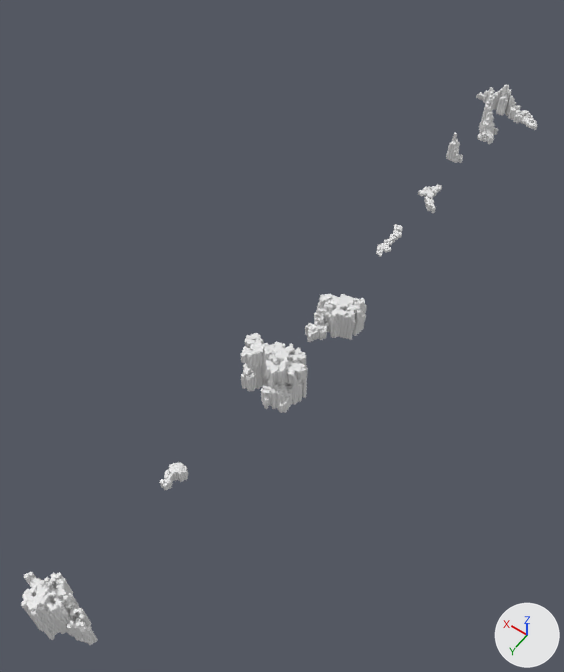
Renders of the FBX model Singularity-Game/Assets/Assets_Environment/RockAssets/RockAssets.fbx from each side of a commit.
Camera for both pictures: a 50 mm lens placed at (-132.0, 34.0, 312.0), pointed at (14.0, -171.0, -9.0). The lights are fixed; the arrows at lower right show +X, +Y and +Z. Where no turn or scale is listed for an object, it has been applied to the vertices.

In view in the first picture: 'RockHexagon.001', 'RockHexagon.006', 'RockHexagon.007', 'RockHexagon.008', 'RockHexagon.009'.
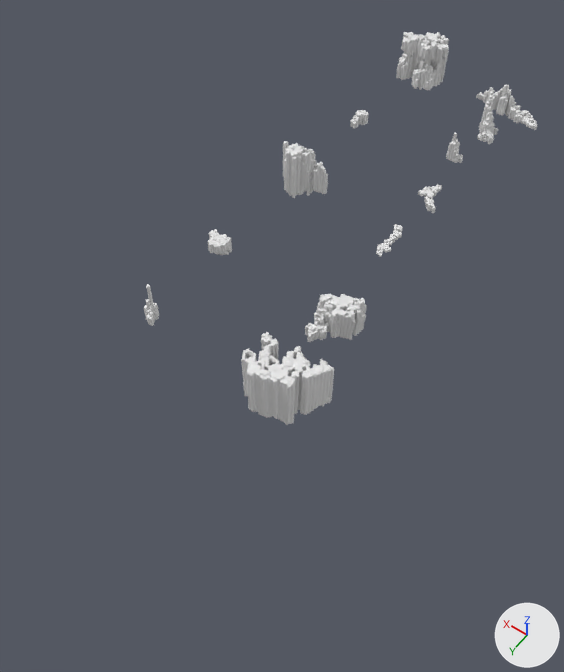
The newer file is also turned or shifted as a whole; pictures and numbers use the older file's frame.

Boxes (x1, y1, x2, y2) around the edits, measured in the pictures (564 x 672 px):
'RockHexagon.007', moved: before (241, 333, 308, 413); after (396, 32, 449, 90)
'RockHexagon.011', added: after (241, 332, 334, 425)
'RockHexagon.009', moved: before (21, 572, 98, 645); after (283, 141, 328, 198)
'RockHexagon.008', moved: before (160, 462, 188, 490); after (350, 110, 369, 129)
'RockHexagon.010', added: after (208, 230, 232, 255)
'RockHexagon.012', added: after (144, 284, 159, 326)

Diff of the bpy script that builds the scene:
```diff
--- a/Singularity-Game/Assets/Assets_Environment/RockAssets/RockAssets.fbx.py
+++ b/Singularity-Game/Assets/Assets_Environment/RockAssets/RockAssets.fbx.py
@@ me_cylinder_050 @@
+me_cylinder_050.from_pydata(...)  # 1469 vertices, 2915 faces; spans x -1.09..11.76, y -6.2..4.75, z -11.76..2.77
@@ me_cylinder_021 @@
+me_cylinder_021.from_pydata(...)  # 1515 vertices, 3001 faces; spans x -1.8..4.5, y -5.6..2.6, z -3.0..21.7
@@ me_cylinder_152 @@
+me_cylinder_152.from_pydata(...)  # 3147 vertices, 6300 faces; spans x -22.7..15.7, y -4.1..22.5, z -15.0..21.3
@@ ob_rockhexagon_009 @@
 ob_rockhexagon_009 = bpy.data.objects.new('RockHexagon.009', me_cylinder_31048)
-ob_rockhexagon_009.location = (-7.8, -3.0, 14.8)
+ob_rockhexagon_009.location = (61.4, -267.8, 14.8)
@@ ob_rockhexagon_007 @@
 ob_rockhexagon_007 = bpy.data.objects.new('RockHexagon.007', me_cylinder_29446)
-ob_rockhexagon_007.location = (-14.1, -132.7, 27.0)
+ob_rockhexagon_007.location = (55.1, -397.5, 27.0)
@@ ob_rockhexagon_008 @@
 ob_rockhexagon_008 = bpy.data.objects.new('RockHexagon.008', me_cylinder_29647)
-ob_rockhexagon_008.location = (4.3, -66.8, 0.6)
+ob_rockhexagon_008.location = (73.6, -331.5, 0.6)
@@ ob_rockhexagon_010 @@
+ob_rockhexagon_010 = bpy.data.objects.new('RockHexagon.010', me_cylinder_050)
+ob_rockhexagon_010.location = (64.8, -188.8, 11.6)
@@ ob_rockhexagon_012 @@
+ob_rockhexagon_012 = bpy.data.objects.new('RockHexagon.012', me_cylinder_021)
+ob_rockhexagon_012.location = (68.4, -133.5, 2.8)
@@ ob_rockhexagon_011 @@
+ob_rockhexagon_011 = bpy.data.objects.new('RockHexagon.011', me_cylinder_152)
+ob_rockhexagon_011.location = (-12.4, -139.7, 14.0)
```
